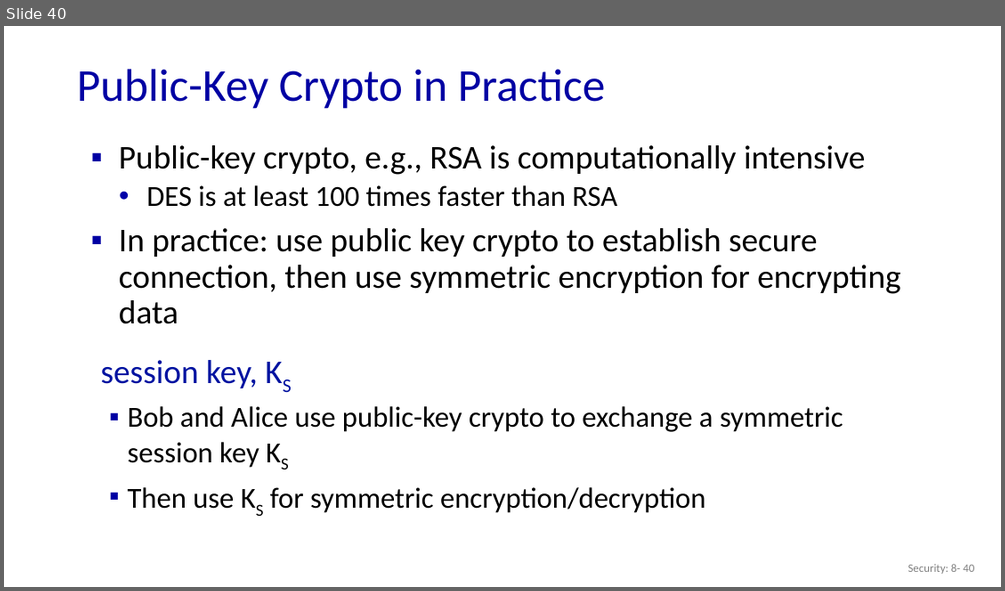
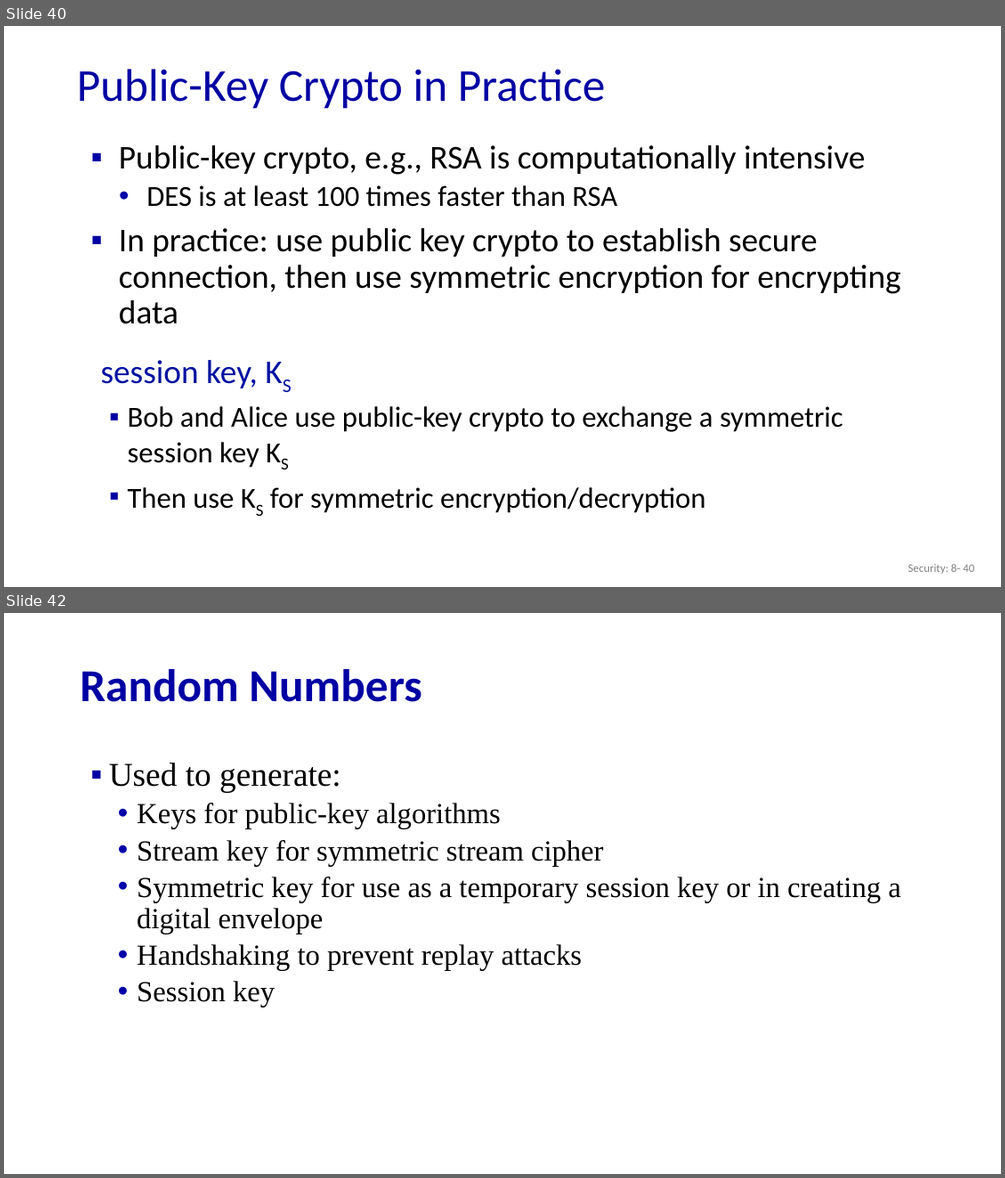
Before and after one commit to guhofstra/CSC175, a slide deck: PPTs/8.1 Cryptography.pptx. Shown one above the other, each under a label of ours: slide 40 before the commit, slides 40 and 42 after it; the slides between them are not shown. The pictures are 1005x591 and 1005x1178 pixels, drawn with LibreOffice and Linux fonts; fonts in the diff are those of the drawing. Boxes give left, top, right and bottom in pixels: in the first picture for what was removed or moved away, otherwise in the second. Text is boxed around its words. In the diff, an @@ line names an element or a change of style, - is before the commit and + after.

```diff
--- a/PPTs/8.1 Cryptography.pptx
+++ b/PPTs/8.1 Cryptography.pptx
@@ slide 42 added at bbox=[4, 613, 1001, 1174], background #FFFFFF @@
@@ title added at bbox=[80, 669, 421, 702], 44 pt, text #0000A3, bold @@
+Random Numbers
@@ text added at bbox=[109, 763, 900, 1007], 28 pt, text #000000 @@
+▪ Used to generate:
+  • Keys for public-key algorithms
+  • Stream key for symmetric stream cipher
+  • Symmetric key for use as a temporary session key or in creating a digital envelope
+  • Handshaking to prevent replay attacks
+  • Session key
```
Also in this commit, not shown: 7 slides changed, 2 other slides added, 1 other file.
